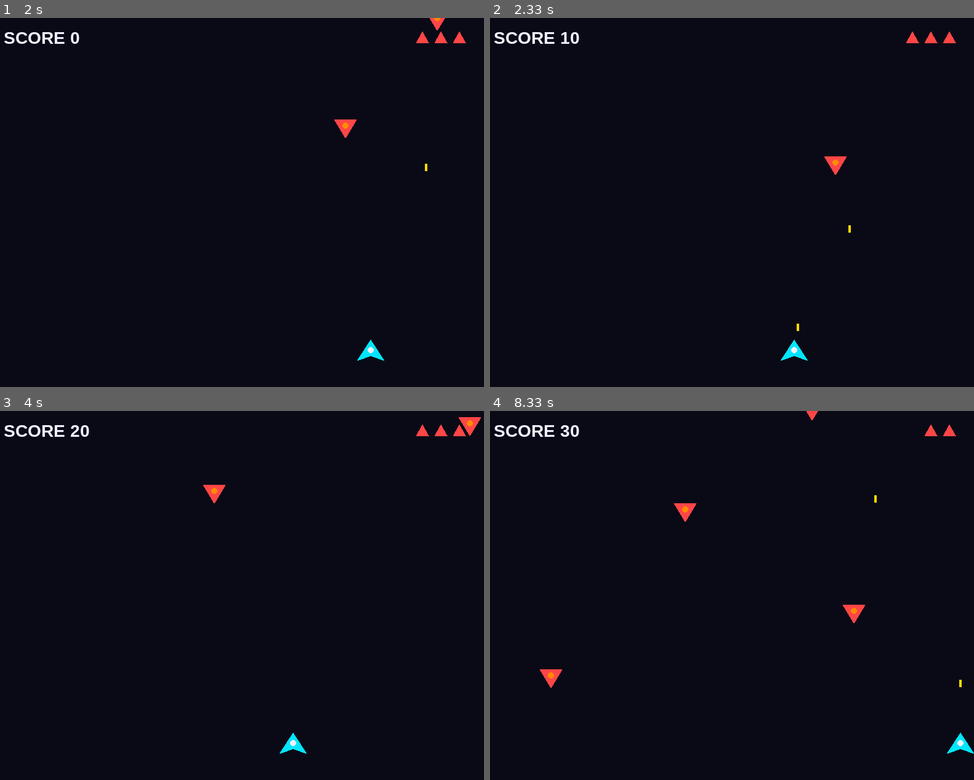
Above: before the commit, frames 1-4 (two rows, left to right).
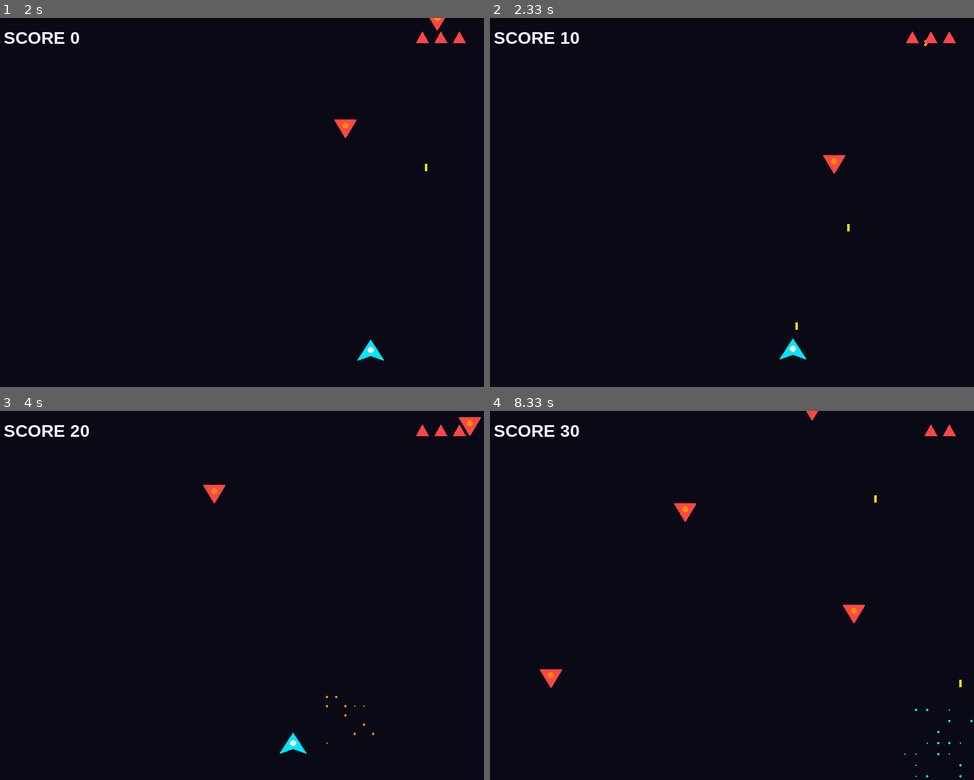
Above: after the commit, the same moments.

Repository: Folombas/PyGame2026
Game: pygame game, started from BunnyProtocol/moscowgame/main.py
Same seed, same stepped clock (60 frames per second), same inputs: the game is played once before the commit and once after it.
Inputs:
- Up to frame 1 (2 s): tap Space at 0.33, 0.73, 1.03, 1.23, 1.53, 1.73 s; hold Right 0.67-1.13 s; hold Right 1.17-1.63 s; hold Left from 1.67 s (still down)
- Up to frame 2 (2.33 s): tap Space at 2.03, 2.3 s; release Left at 2.2 s; hold Left from 2.23 s (still down)
- Up to frame 3 (4 s): tap Space at 2.6, 2.73, 3.03, 3.73 s; release Left at 2.63 s; hold Right 2.67-3.3 s; tap A at 3.33 s; hold Left from 3.67 s (still down)
- Up to frame 4 (8.33 s): tap Space at 4.03, 4.23, 4.53, 4.73, 5.03, 5.23, 5.53, 5.8, 6.1, 6.23, 6.53, 6.9, 7.2, 7.4, 7.7, 7.9, 8.2 s; release Left at 4.13 s; hold Right 4.17-4.63 s; hold Right 4.67-5.13 s; hold Left 5.17-5.7 s; hold Left 5.73-6.13 s; hold Right 6.17-6.8 s; hold Left 6.83-7.3 s; hold Right 7.33-7.8 s; hold Right 7.83-8.3 s

Frame 1 is identical in both runs. In frame 2, 0.1% of the frame differs, in the area x 59-91%, y 6-93%; in frame 3, less than 0.1%; in frame 4, 0.2%, in the area x 85-100%, y 80-100%.

Commit message:
feat: particle explosions and screen shake

Diff:
--- a/BunnyProtocol/moscowgame/game.py
+++ b/BunnyProtocol/moscowgame/game.py
@@ -5,6 +5,7 @@
 from bullet import Bullet
 from enemy import Enemy
 from powerup import PowerUp
+from particles import explode
 
 
 class Game:
@@ -23,12 +24,14 @@
         self.bullets = pygame.sprite.Group()
         self.enemies = pygame.sprite.Group()
         self.powerups = pygame.sprite.Group()
+        self.particles = pygame.sprite.Group()
         self.score = 0
         self.lives = START_LIVES
         self.last_shot = 0
         self.last_spawn = pygame.time.get_ticks()
         self.rapid_until = 0
         self.triple_until = 0
+        self.shake = 0
         self.state = "play"
 
     def run(self):
@@ -73,9 +76,12 @@
         self.bullets.update()
         self.enemies.update()
         self.powerups.update()
+        self.particles.update()
 
         for enemy in pygame.sprite.groupcollide(self.enemies, self.bullets, True, True):
             self.score += 10
+            explode(enemy.rect.centerx, enemy.rect.centery, ORANGE, self.particles, 12)
+            self.shake = 4
             if random.random() < 0.12:
                 self.powerups.add(PowerUp(*enemy.rect.center))
 
@@ -84,15 +90,21 @@
                 self.rapid_until = now + 6000
             else:
                 self.triple_until = now + 6000
+            explode(p.rect.centerx, p.rect.centery, GREEN, self.particles, 8)
 
         for _ in pygame.sprite.spritecollide(self.player, self.enemies, True):
             if now < self.player.invulnerable_until:
                 continue
             self.lives -= 1
+            self.shake = 12
+            explode(self.player.rect.centerx, self.player.rect.centery, CYAN, self.particles, 22)
             self.player.invulnerable_until = now + 1500
             if self.lives <= 0:
                 self.high_score = max(self.high_score, self.score)
                 self.state = "over"
+
+        if self.shake > 0:
+            self.shake -= 1
 
     def text(self, msg, font, color, center):
         surf = font.render(msg, True, color)
@@ -100,17 +112,26 @@
 
     def draw(self):
         self.screen.fill(BLACK)
-        self.bullets.draw(self.screen)
-        self.enemies.draw(self.screen)
-        self.powerups.draw(self.screen)
-        self.screen.blit(self.player.image, self.player.rect)
+
+        off = (0, 0)
+        if self.shake > 0:
+            off = (random.randint(-self.shake, self.shake),
+                   random.randint(-self.shake, self.shake))
+
+        for group in (self.bullets, self.enemies, self.powerups, self.particles):
+            for s in group:
+                self.screen.blit(s.image, (s.rect.x + off[0], s.rect.y + off[1]))
+
+        now = pygame.time.get_ticks()
+        if now > self.player.invulnerable_until or (now // 100) % 2 == 0:
+            self.screen.blit(self.player.image,
+                             (self.player.rect.x + off[0], self.player.rect.y + off[1]))
 
         self.screen.blit(self.font.render(f"SCORE {self.score}", True, WHITE), (20, 16))
         for i in range(self.lives):
             x = WIDTH - 40 - i * 30
             pygame.draw.polygon(self.screen, RED, [(x, 22), (x + 10, 40), (x - 10, 40)])
 
-        now = pygame.time.get_ticks()
         if now < self.rapid_until:
             self.text("RAPID", self.small, GREEN, (WIDTH // 2 - 60, 24))
         if now < self.triple_until:
--- /dev/null
+++ b/BunnyProtocol/moscowgame/particles.py
@@ -0,0 +1,26 @@
+import pygame
+import random
+
+
+class Particle(pygame.sprite.Sprite):
+    def __init__(self, x, y, color):
+        super().__init__()
+        size = random.randint(2, 5)
+        self.image = pygame.Surface((size, size), pygame.SRCALPHA)
+        pygame.draw.circle(self.image, color, (size // 2, size // 2), size // 2)
+        self.rect = self.image.get_rect(center=(x, y))
+        self.vx = random.uniform(-3, 3)
+        self.vy = random.uniform(-3, 3)
+        self.life = random.randint(20, 40)
+
+    def update(self):
+        self.rect.x += self.vx
+        self.rect.y += self.vy
+        self.life -= 1
+        if self.life <= 0:
+            self.kill()
+
+
+def explode(x, y, color, group, count=15):
+    for _ in range(count):
+        group.add(Particle(x, y, color))
